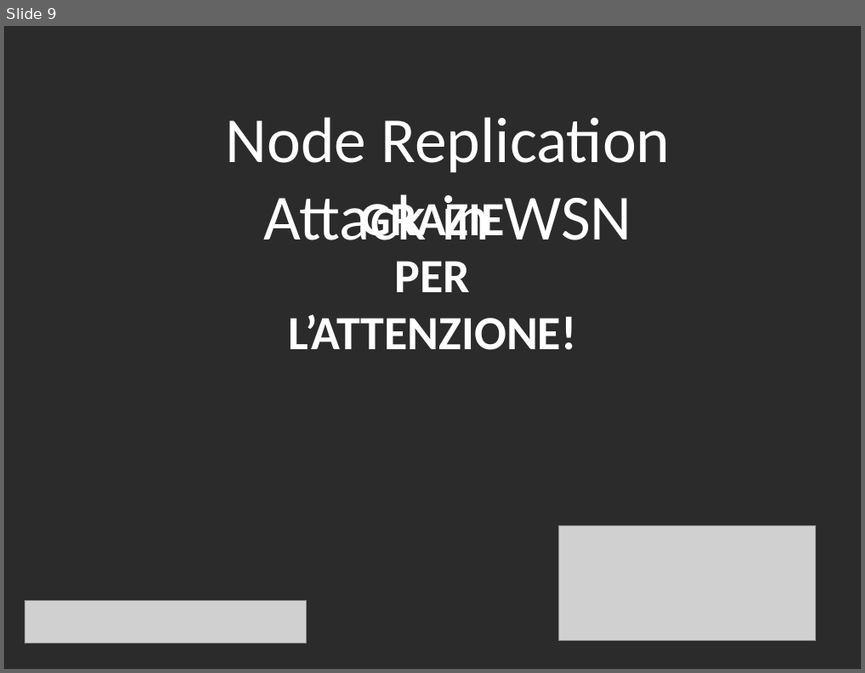
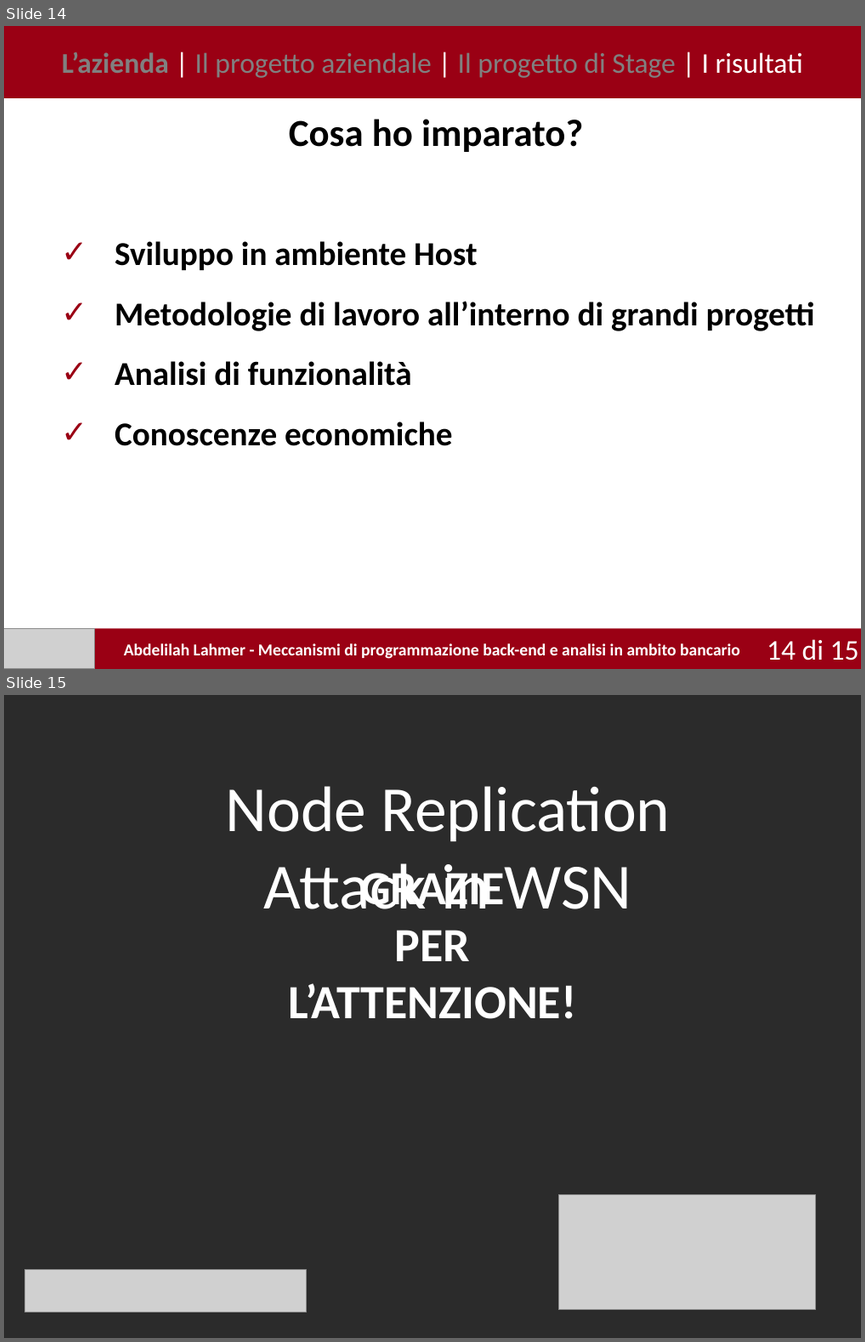
Before and after one commit to ALahmer/Bachelor-Thesis, a slide deck: presentazione/Pptx/Lahmer_Abdelilah_presentazione.pptx. Shown one above the other, each under a label of ours: slide 9 before the commit, slides 14 and 15 after it. The pictures are 865x673 and 865x1342 pixels, drawn with LibreOffice and Linux fonts; fonts in the diff are those of the drawing; grey boxes stand for pictures; background and template pictures are left out; a plain dark background stands for a picture behind light text. Boxes give left, top, right and bottom in pixels: in the first picture for what was removed or moved away, otherwise in the second. Text is boxed around its words. In the diff, an @@ line names an element or a change of style, - is before the commit and + after.

```diff
--- a/presentazione/Pptx/Lahmer_Abdelilah_presentazione.pptx
+++ b/presentazione/Pptx/Lahmer_Abdelilah_presentazione.pptx
@@ slide 14 added at bbox=[4, 26, 861, 669], background #FFFFFF @@
@@ rectangle added at bbox=[4, 26, 861, 99], fill #9A0014, 24 pt, text #808080 @@
+L’azienda | Il progetto aziendale | Il progetto di Stage | I risultati
@@ text added at bbox=[289, 119, 583, 152], 32 pt, text #000000, bold @@
+Cosa ho imparato?
@@ text added at bbox=[114, 241, 815, 446], 28 pt, text #000000, bold @@
+✓ Sviluppo in ambiente Host
+✓ Metodologie di lavoro all’interno di grandi progetti
+✓ Analisi di funzionalità
+✓ Conoscenze economiche
@@ rectangle added at bbox=[4, 629, 861, 669], fill #9A0014, 14 pt, text #FFFFFF, bold @@
+Abdelilah Lahmer - Meccanismi di programmazione back-end e analisi in ambito bancario
@@ picture added at bbox=[4, 629, 95, 669] @@
@@ page number added at bbox=[738, 639, 823, 660], 24 pt, text #FFFFFF @@
+14 di 7
@@ page number added at bbox=[766, 641, 795, 659], 24 pt, text #FFFFFF @@
+14 di 15
@@ page number added at bbox=[773, 639, 845, 657], 20 pt, text #FFFFFF @@
+14 di 7
@@ page number added at bbox=[800, 639, 815, 660], 24 pt, text #FFFFFF @@
+14 di 9
@@ what was slide 9 is now slide 15 @@
```
Also in this commit, not shown: 3 slides changed, 5 other slides added, 1 other file.
